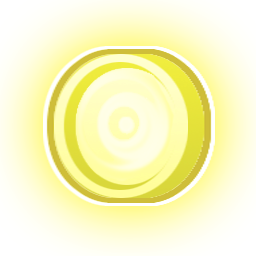
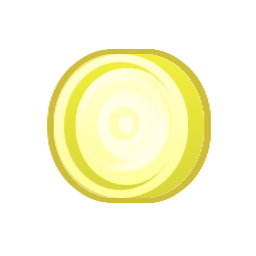
The second w=256, h=256 image is a revision of the first. Changes to its layers:
pixels changed over 0, 0, 256, 256 (layer not identified)
